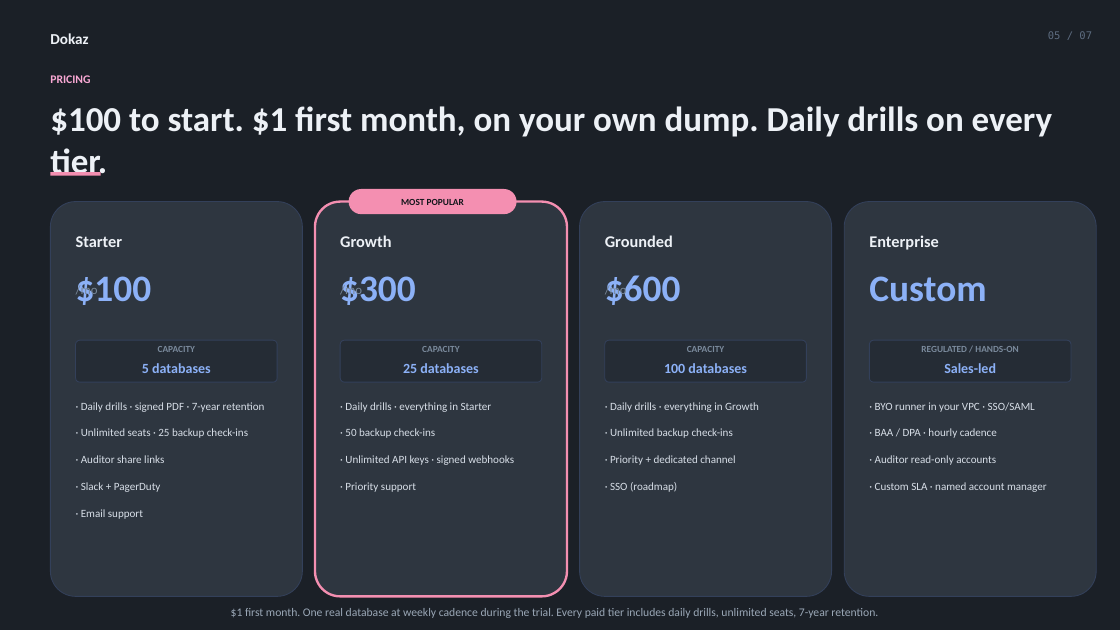
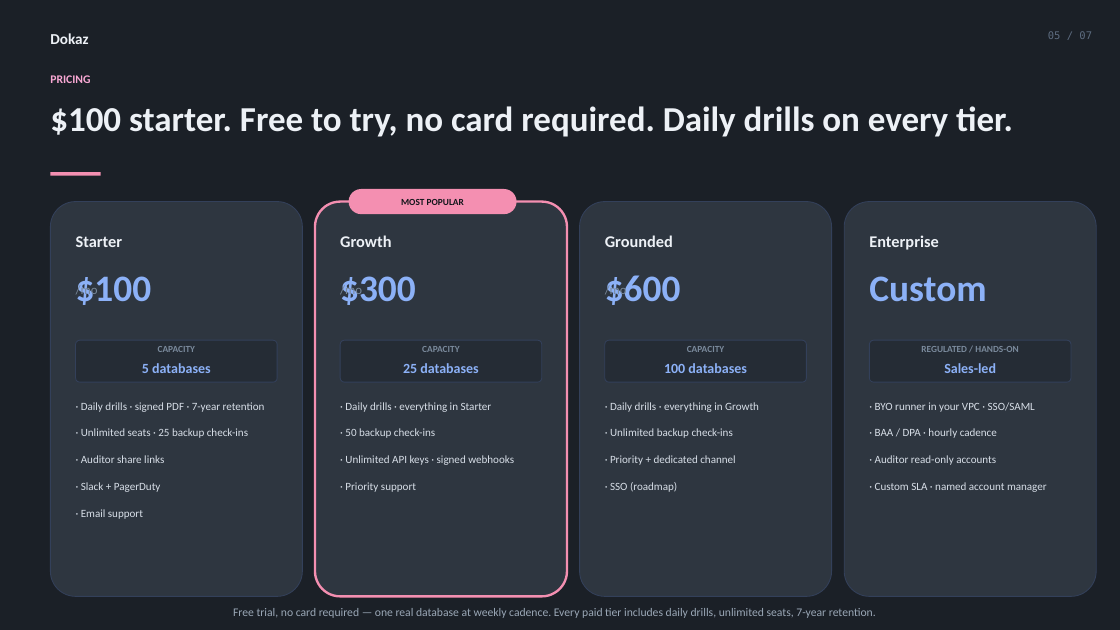
Before and after one commit to PreShotCome/Dokas, a slide deck: slide 5 of docs/presentations/Dokaz_Sales_Deck.pptx. Drawn at 1120x630 pixels with LibreOffice and Linux fonts; fonts in the diff are those of the drawing. Boxes give left, top, right and bottom in pixels: in the first picture for what was removed or moved away, otherwise in the second. Text is boxed around its words. In the diff, an @@ line names an element or a change of style, - is before the commit and + after.

```diff
--- a/docs/presentations/Dokaz_Sales_Deck.pptx
+++ b/docs/presentations/Dokaz_Sales_Deck.pptx
@@ text at bbox=[50, 106, 1013, 137]: text changed @@
-$100 to start. $1 first month, on your own dump. Daily drills on every tier.
+$100 starter. Free to try, no card required. Daily drills on every tier.
@@ text at bbox=[233, 608, 876, 618]: text changed @@
-$1 first month. One real database at weekly cadence during the trial. Every paid tier includes daily drills, unlimited seats, 7-year retention.
+Free trial, no card required — one real database at weekly cadence. Every paid tier includes daily drills, unlimited seats, 7-year retention.
```
Also in this commit, not shown: 1 other slide changed, 10 other files.
